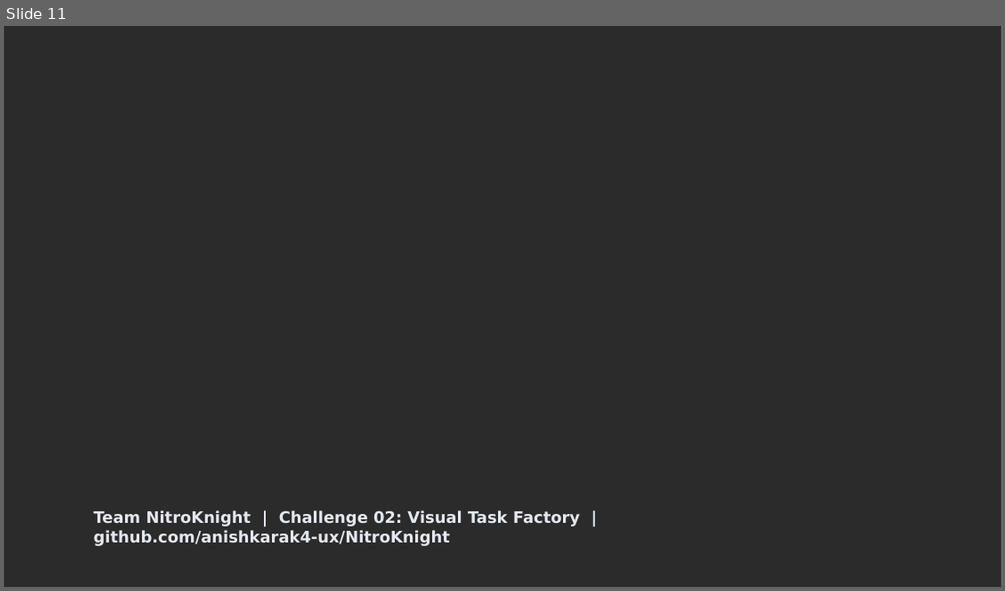
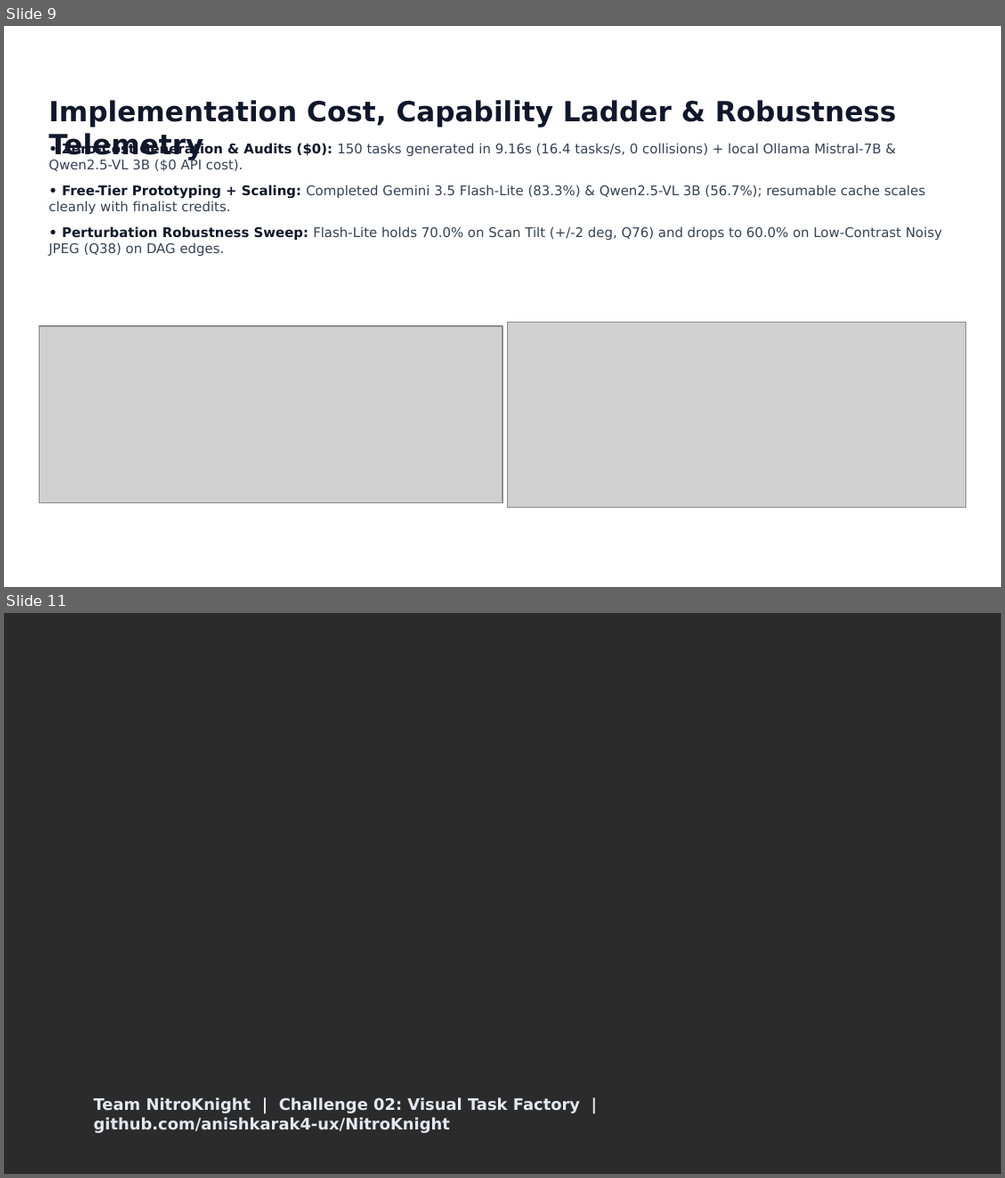
Before and after one commit to anishkarak4-ux/NitroKnight, a slide deck: docs/NitroKnight_Visual_Task_Factory_Submission.pptx. Shown one above the other, each under a label of ours: slide 11 before the commit, slides 9 and 11 after it; the slides between them are not shown. The pictures are 1005x591 and 1005x1178 pixels, drawn with LibreOffice and Linux fonts; fonts in the diff are those of the drawing; grey boxes stand for pictures; background and template pictures are left out; a plain dark background stands for a picture behind light text. Boxes give left, top, right and bottom in pixels: in the first picture for what was removed or moved away, otherwise in the second. Text is boxed around its words. In the diff, an @@ line names an element or a change of style, - is before the commit and + after.

```diff
--- a/docs/NitroKnight_Visual_Task_Factory_Submission.pptx
+++ b/docs/NitroKnight_Visual_Task_Factory_Submission.pptx
@@ slide 9 added at (4, 26, 1001, 587), background picture (left out) @@
@@ text added at (48, 100, 897, 160), 20 pt, text #0F172A, bold @@
+Implementation Cost, Capability Ladder & Robustness Telemetry
@@ text added at (48, 143, 942, 256), 9.6 pt, text #334155 @@
+• Zero-Cost Generation & Audits ($0): 150 tasks generated in 9.16s (16.4 tasks/s, 0 collisions) + local Ollama Mistral-7B & Qwen2.5-VL 3B ($0 API cost).
+• Free-Tier Prototyping + Scaling: Completed Gemini 3.5 Flash-Lite (83.3%) & Qwen2.5-VL 3B (56.7%); resumable cache scales cleanly with finalist credits.
+• Perturbation Robustness Sweep: Flash-Lite holds 70.0% on Scan Tilt (+/-2 deg, Q76) and drops to 60.0% on Low-Contrast Noisy JPEG (Q38) on DAG edges.
@@ picture added at (39, 326, 502, 502) @@
@@ picture added at (508, 322, 966, 507) @@
```
Also in this commit, not shown: 6 slides changed, 1 slide removed, 30 other files.
